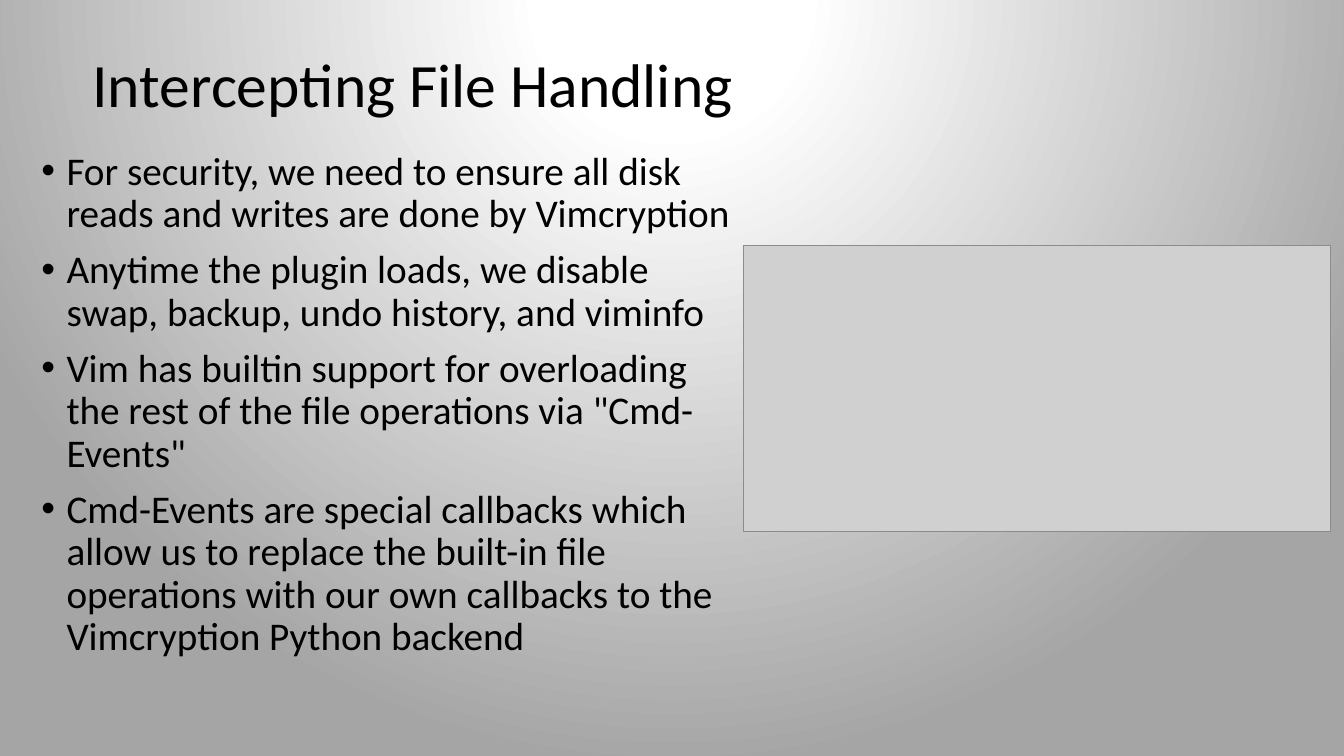
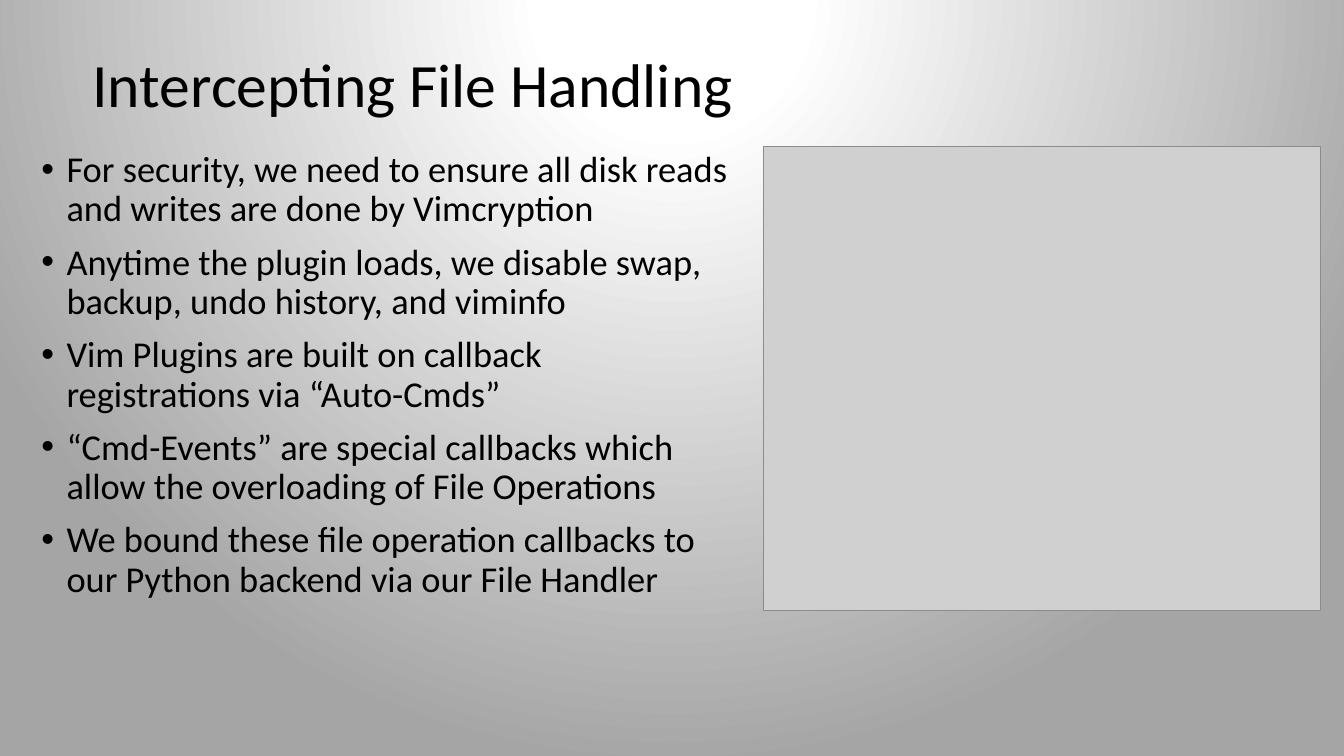
Before and after one commit to manistal/vimcryption, a slide deck: slide 4 of doc/final/FinalPresentation_Vimcryption.pptx. Drawn at 1344x756 pixels with LibreOffice and Linux fonts; fonts in the diff are those of the drawing; grey boxes stand for pictures. Boxes give left, top, right and bottom in pixels: in the first picture for what was removed or moved away, otherwise in the second. Text is boxed around its words. In the diff, an @@ line names an element or a change of style, - is before the commit and + after.

Commit message:
Messed around with some formatting, updated some slides that show the bridge between vim and the engines

```diff
--- a/doc/final/FinalPresentation_Vimcryption.pptx
+++ b/doc/final/FinalPresentation_Vimcryption.pptx
@@ picture: place and size @@
-picture at (744,246,1331,532)
+picture at (763,146,1321,611)
@@ text at (67,156,727,320): size 28 to 26 pt in "For security, we need to ensure all ...", "Anytime the plugin loads, we disable swap, ..." @@
@@ text at (67,341,695,598): text changed; size 28 to 26 pt @@
-• Vim has builtin support for overloading the rest of the file operations via "Cmd-Events"
-• Cmd-Events are special callbacks which allow us to replace the built-in file operations with our own callbacks to the Vimcryption Python backend
+• Vim Plugins are built on callback registrations via “Auto-Cmds”
+• “Cmd-Events” are special callbacks which allow the overloading of File Operations
+• We bound these file operation callbacks to our Python backend via our File Handler
```
Also in this commit, not shown: 5 other slides changed.
